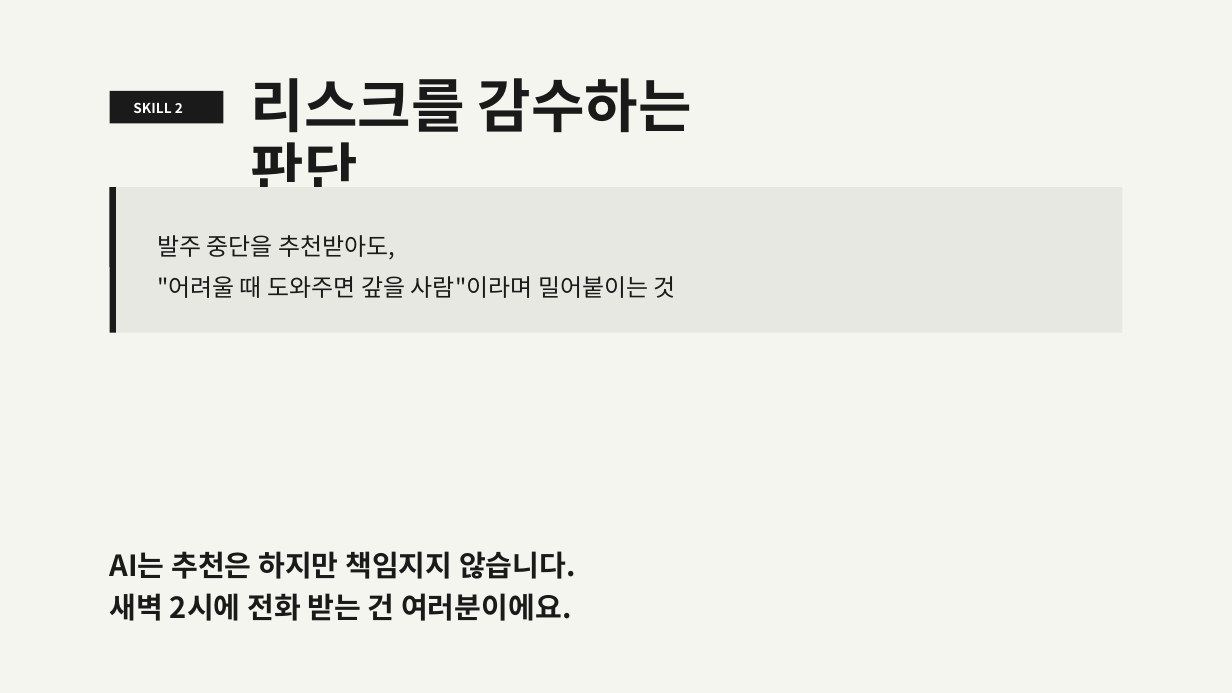
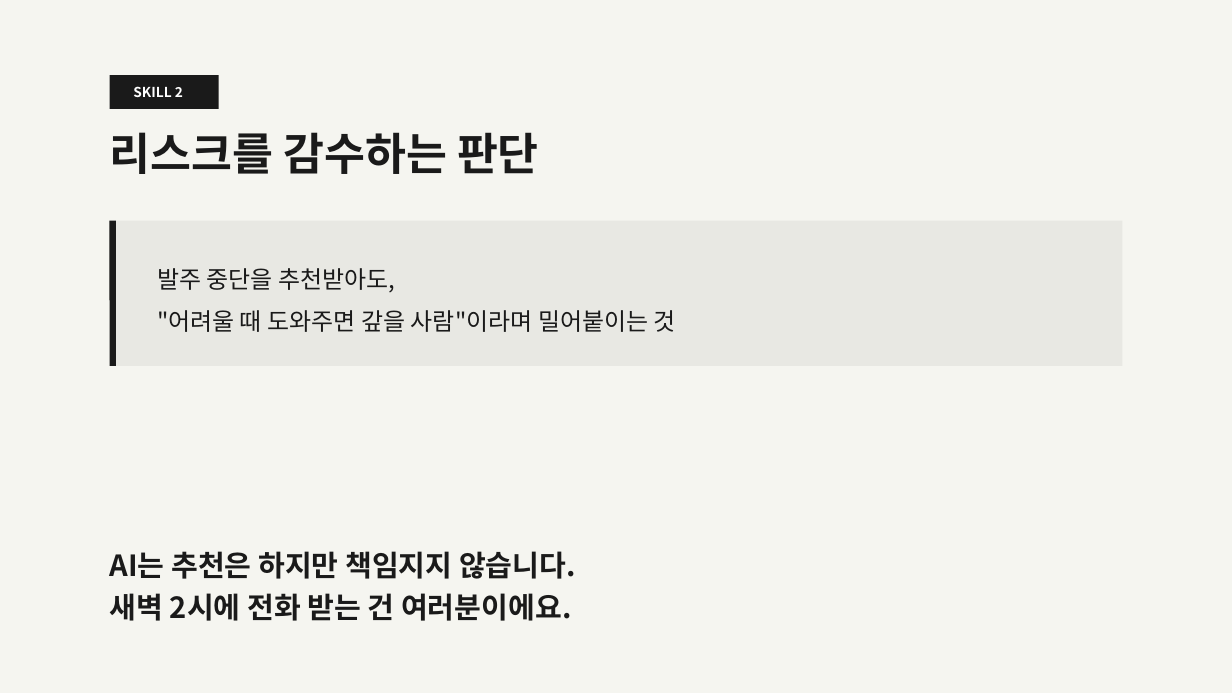
Before and after one commit to ssodcompany/edu-agent, a slide deck: slide 8 of lectures/02_ai_skills/AI대체불가Skills_v6_impeccable.pptx. Drawn at 1232x693 pixels with LibreOffice and Linux fonts; fonts in the diff are those of the drawing. Boxes give left, top, right and bottom in pixels: in the first picture for what was removed or moved away, otherwise in the second. Text is boxed around its words. In the diff, an @@ line names an element or a change of style, - is before the commit and + after.

Commit message:
WIP(lectures): separate badge and title layout in lecture 02 skill slides
- Split badge+title flex row into stacked badge and title blocks on slides 07-09
- Reduce title font size from 34pt to 26pt for better PPTX compatibility
- Change badge container from flex-shrink to inline-block display
- Update PPTX binary with regenerated slide layout

```diff
--- a/lectures/02_ai_skills/AI대체불가Skills_v6_impeccable.pptx
+++ b/lectures/02_ai_skills/AI대체불가Skills_v6_impeccable.pptx
@@ rectangle resized from (x1=110, y1=91, x2=223, y2=123) to (x1=110, y1=75, x2=219, y2=108) @@
@@ text "SKILL 2" moved from (x1=133, y1=102, x2=183, y2=113) to (x1=133, y1=86, x2=183, y2=97) @@
@@ text "리스크를 감수하는 판단" moved from (x1=251, y1=78, x2=692, y2=187) to (x1=109, y1=132, x2=539, y2=174) @@
@@ text "리스크를 감수하는 판단" at (x1=109, y1=132, x2=539, y2=174): size 34 to 26 pt; line spacing 37.4pt to 31.2pt; more space between paragraphs @@
@@ 2 texts, 1 rectangle, 1 line moved together from (x1=110, y1=187, x2=1122, y2=333) to (x1=110, y1=221, x2=1122, y2=366) @@
```
Also in this commit, not shown: 3 other slides changed, 3 other files.
